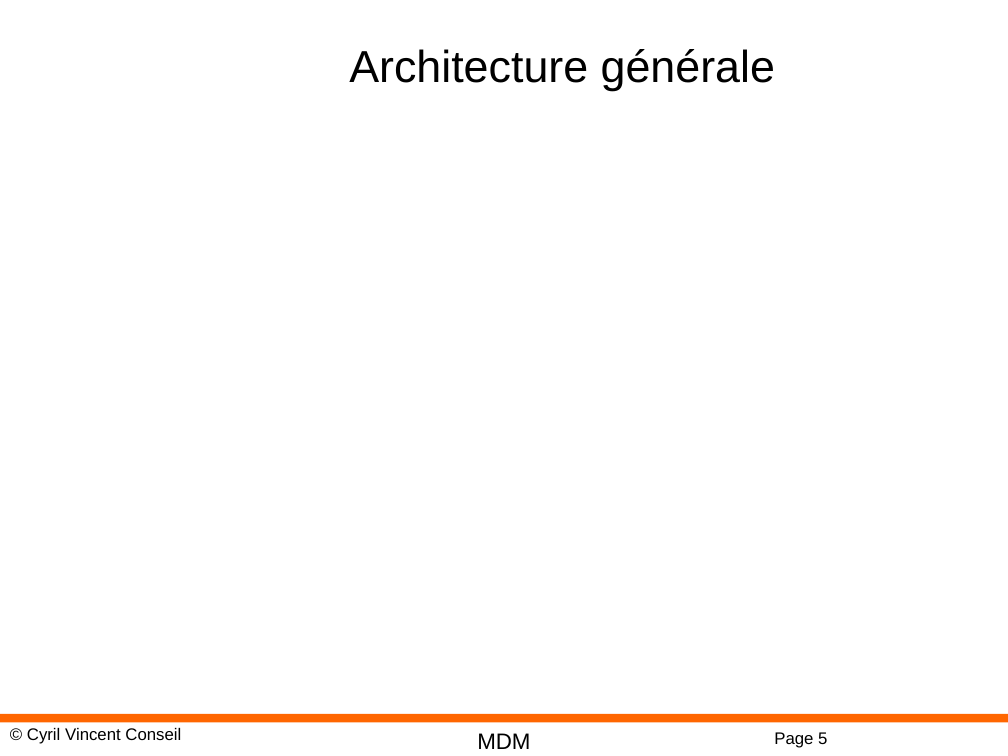
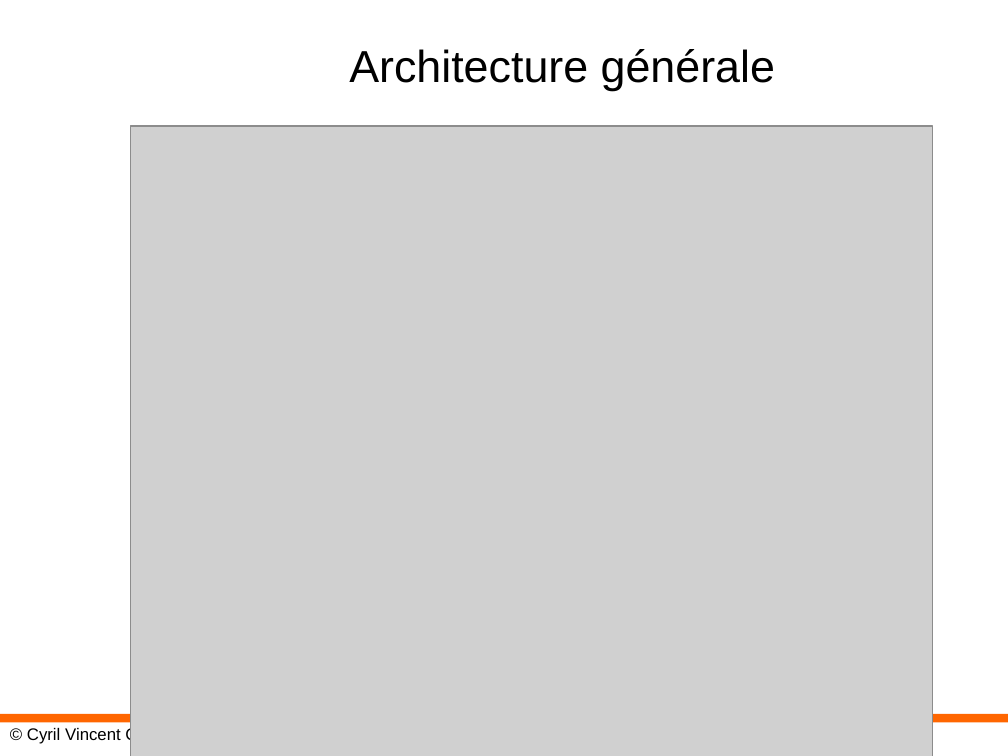
Before and after one commit to cyrilvincent/mdm, a slide deck: slide 5 of DM05-Design.pptx. Drawn at 1008x756 pixels with LibreOffice and Linux fonts; fonts in the diff are those of the drawing; grey boxes stand for pictures; background and template pictures are left out. Boxes give left, top, right and bottom in pixels: in the first picture for what was removed or moved away, otherwise in the second. Text is boxed around its words. In the diff, an @@ line names an element or a change of style, - is before the commit and + after.

```diff
--- a/DM05-Design.pptx
+++ b/DM05-Design.pptx
@@ picture added at (131,126,932,756) @@
@@ text removed at (477,733,530,749) @@
-MDM
@@ page number removed at (774,732,827,748) @@
-Page 5
```
Also in this commit, not shown: 59 slides added, 3 slides removed, 32 other files.
